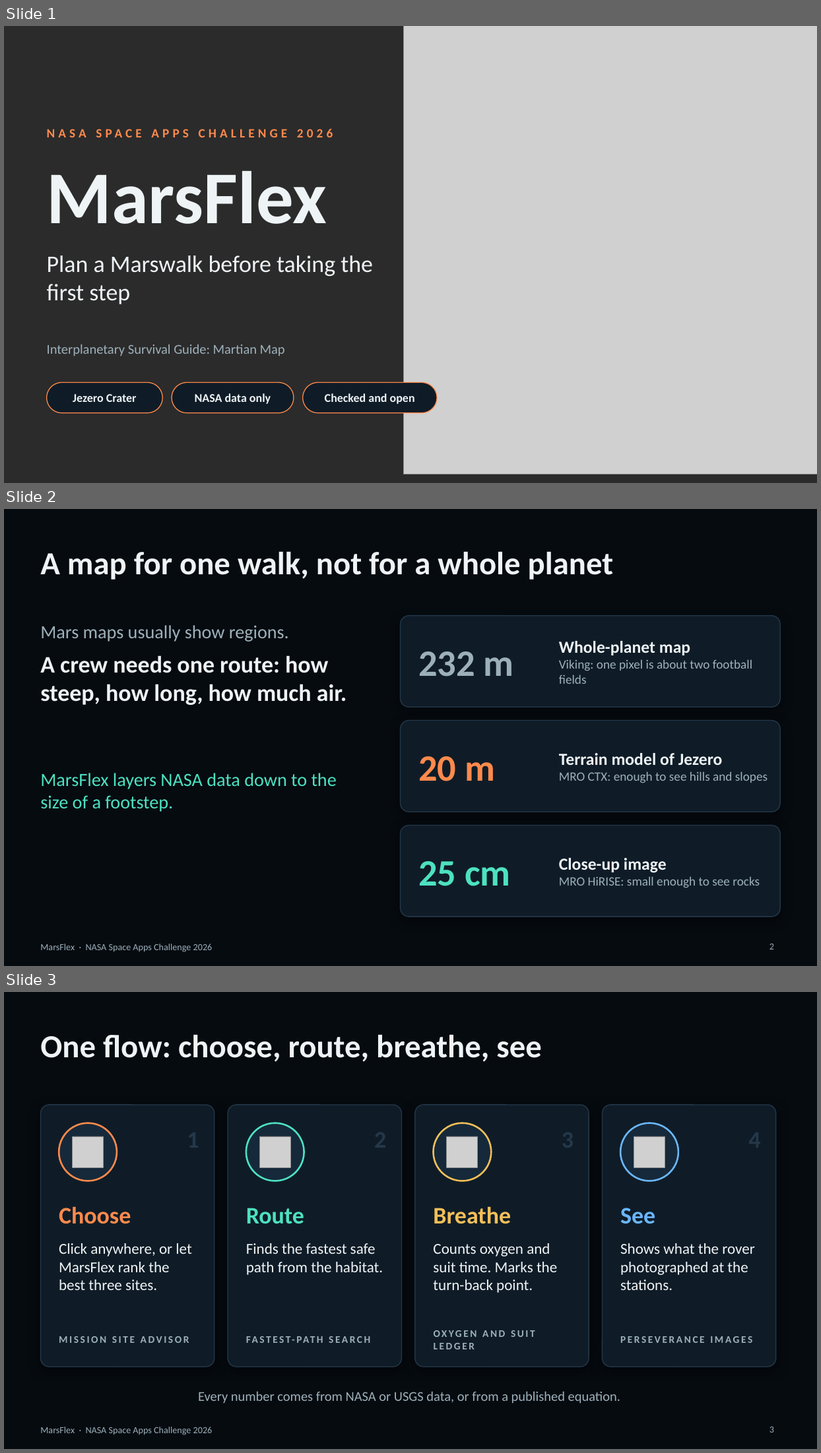
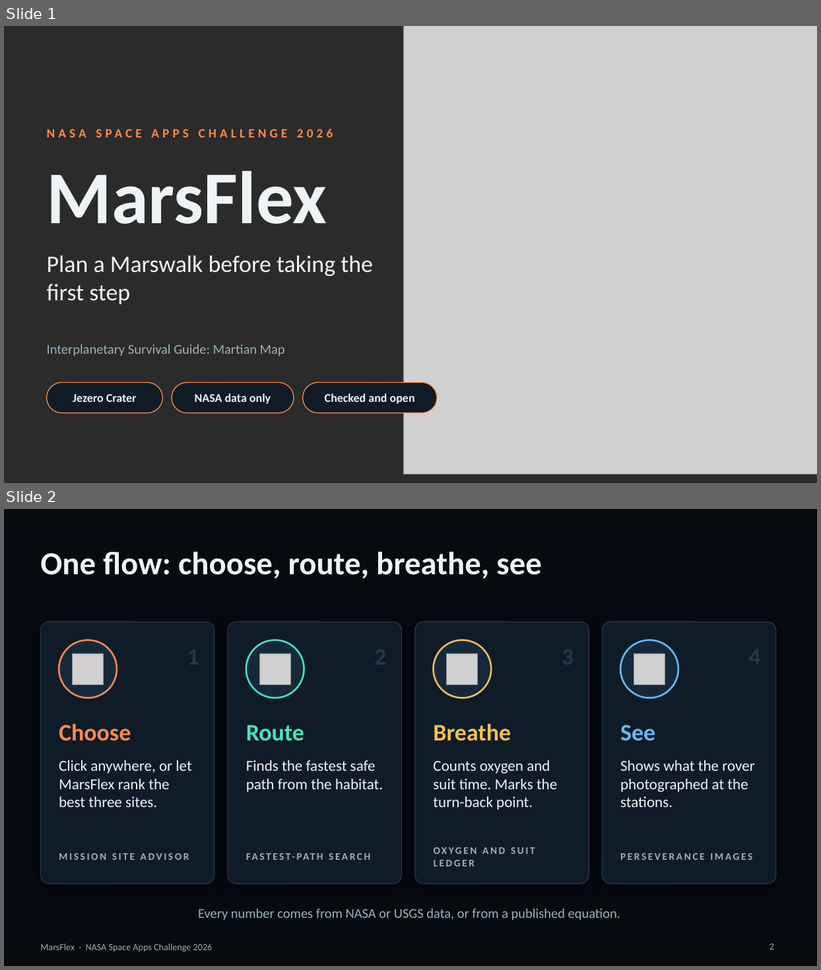
Before and after one commit to Humam-Taibeh/MarsFlex, a slide deck: docs/submission/presentation/MarsFlex_Presentation_4min.pptx. Shown one above the other, each under a label of ours: slides 1, 2 and 3 before the commit, slides 1 and 2 after it. The pictures are 821x1453 and 821x970 pixels, drawn with LibreOffice and Linux fonts; fonts in the diff are those of the drawing; grey boxes stand for pictures; background and template pictures are left out; a plain dark background stands for a picture behind light text. Boxes give left, top, right and bottom in pixels: in the first picture for what was removed or moved away, otherwise in the second. Text is boxed around its words. In the diff, an @@ line names an element or a change of style, - is before the commit and + after.

```diff
--- a/docs/submission/presentation/MarsFlex_Presentation_4min.pptx
+++ b/docs/submission/presentation/MarsFlex_Presentation_4min.pptx
@@ slide 2 removed at [4,509,817,966], background #060B10; not listed: 1 template element that a slide beside it also shows @@
@@ title removed at [40,551,613,580] @@
-A map for one walk, not for a whole planet
@@ text removed at [40,625,289,642] @@
-Mars maps usually show regions.
@@ rounded rectangle removed at [401,616,781,707] @@
@@ text removed at [559,641,752,684] @@
-Whole-planet map
-Viking: one pixel is about two football fields
@@ text removed at [40,656,347,705] @@
-A crew needs one route: how steep, how long, how much air.
@@ text removed at [418,652,514,677] @@
-232 m
@@ rounded rectangle removed at [401,721,781,812] @@
@@ text removed at [418,757,495,782] @@
-20 m
@@ text removed at [559,753,768,783] @@
-Terrain model of Jezero
-MRO CTX: enough to see hills and slopes
@@ text removed at [40,773,337,812] @@
-MarsFlex layers NASA data down to the size of a footstep.
@@ rounded rectangle removed at [401,826,781,917] @@
@@ text removed at [418,861,511,887] @@
-25 cm
@@ text removed at [559,858,760,889] @@
-Close-up image
-MRO HiRISE: small enough to see rocks
@@ page number removed at [770,944,774,950] @@
-2
@@ what was slide 3 is now slide 2 @@
```
Also in this commit, not shown: 2 slides changed, 1 other slide removed, 1 other file.
